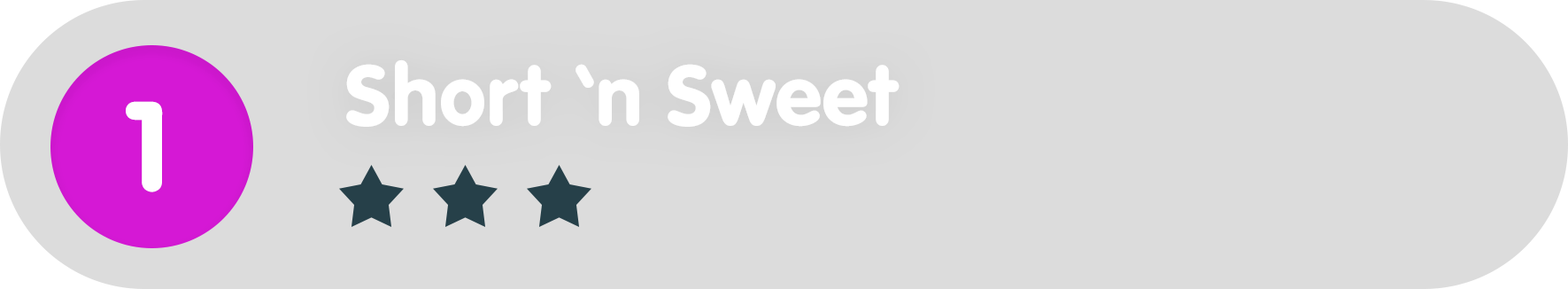
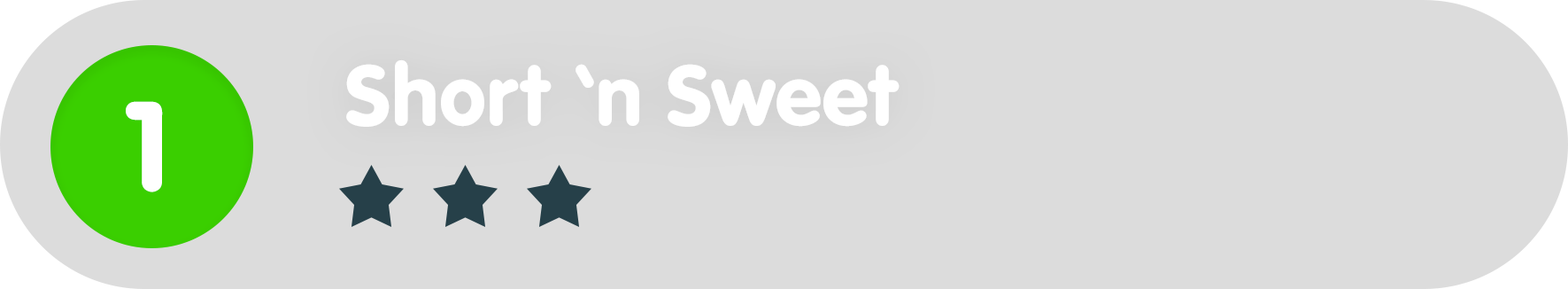
Layers edited between the first and the second 1568 x 289 image:
painted on "Ellipse_green" over [50, 45, 254, 248]
